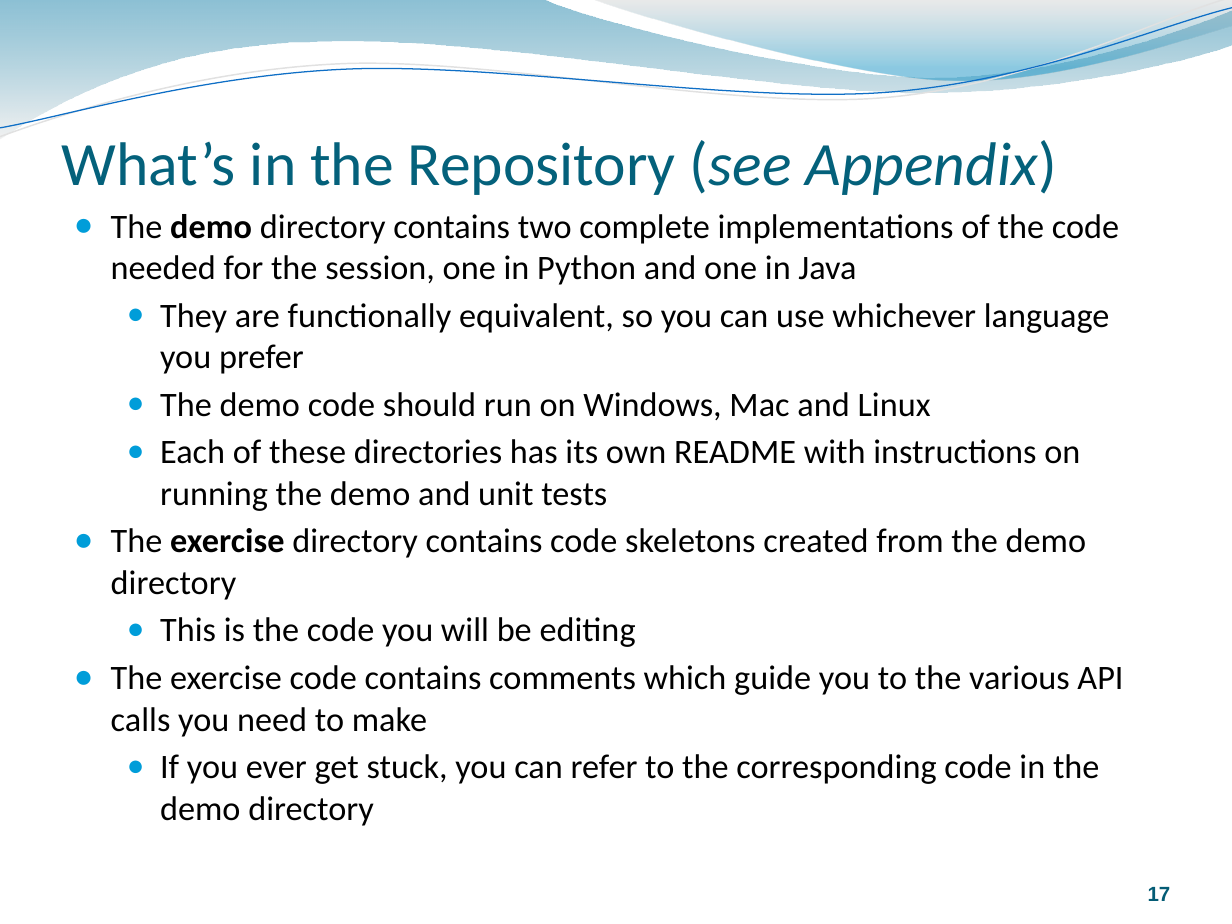
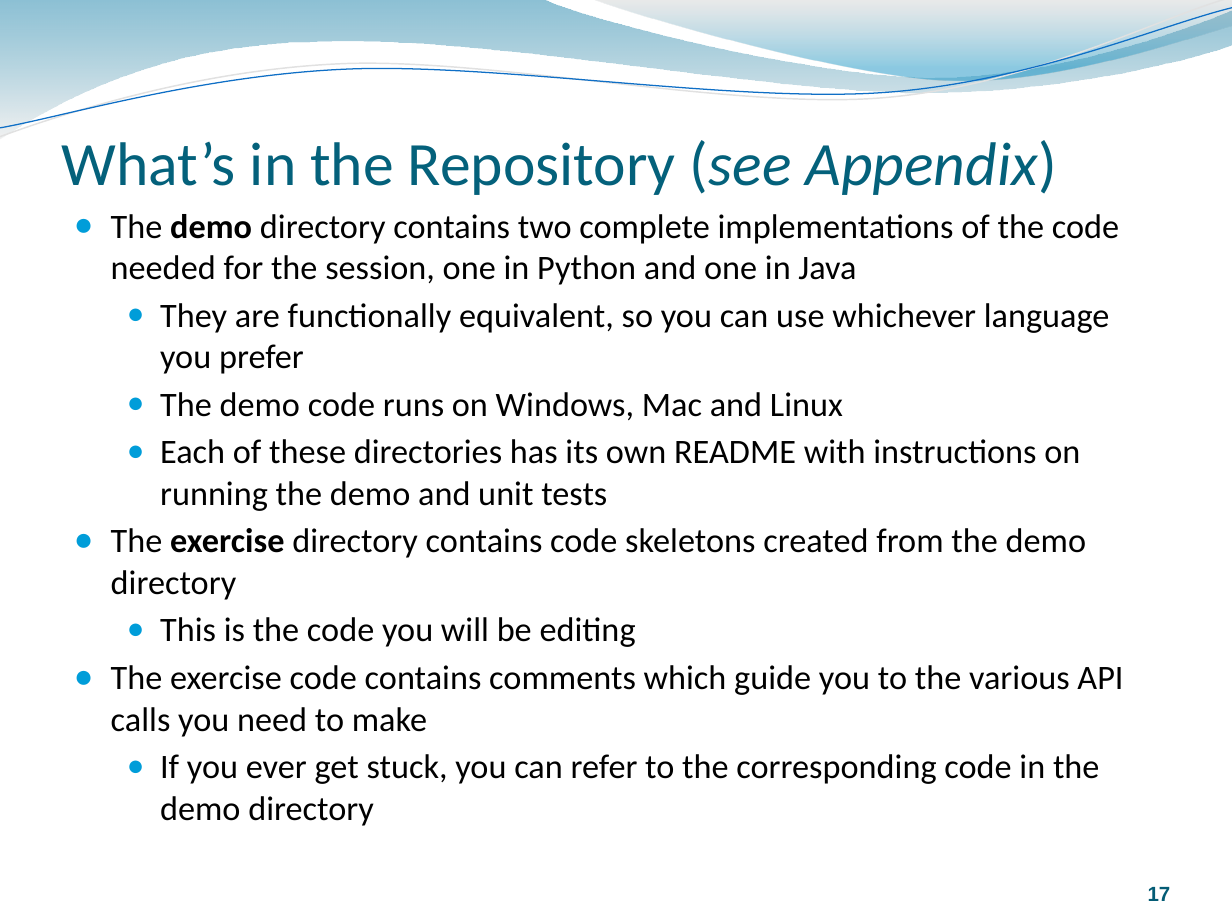
Before and after one commit to rozanski/bcs_spa14, a slide deck: slide 17 of session-materials/Oauth-Session.pptx. Drawn at 1232x924 pixels with LibreOffice and Linux fonts; fonts in the diff are those of the drawing. Boxes give left, top, right and bottom in pixels: in the first picture for what was removed or moved away, otherwise in the second. Text is boxed around its words. In the diff, an @@ line names an element or a change of style, - is before the commit and + after.

```diff
--- a/session-materials/Oauth-Session.pptx
+++ b/session-materials/Oauth-Session.pptx
@@ text at (x1=160, y1=392, x2=843, y2=420): text changed @@
-  ● The demo code should run on Windows, Mac and Linux
+  ● The demo code runs on Windows, Mac and Linux
```
Also in this commit, not shown: 5 other slides changed, 1 slide added.
